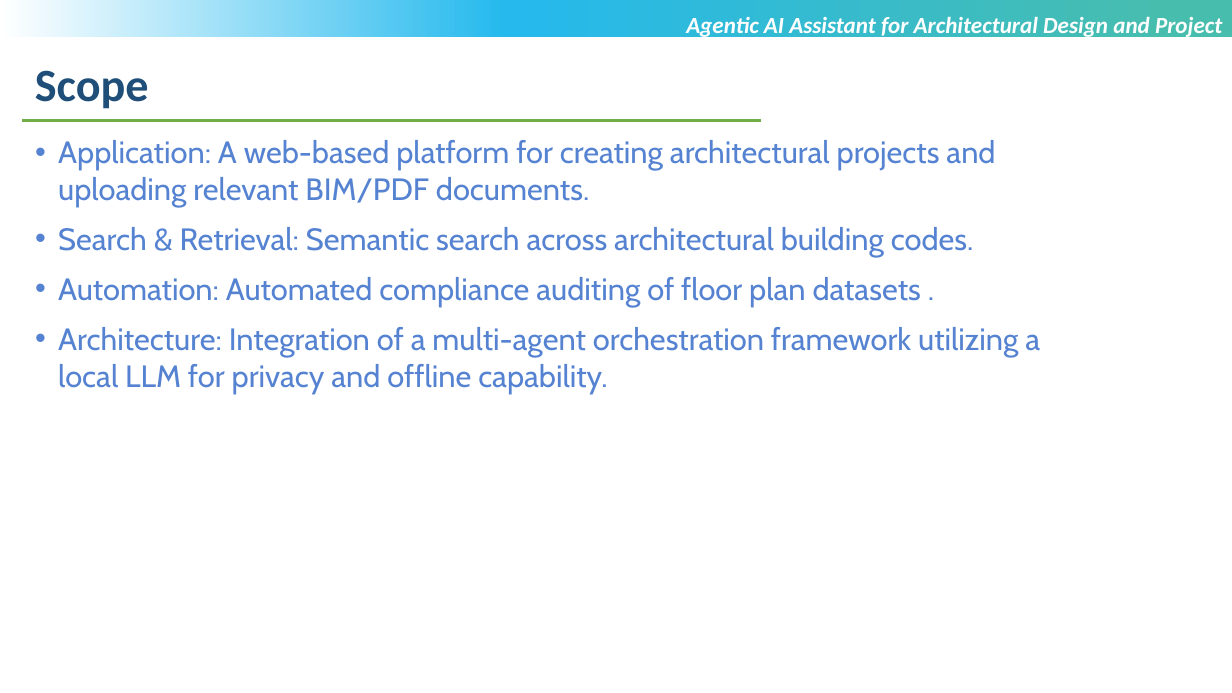
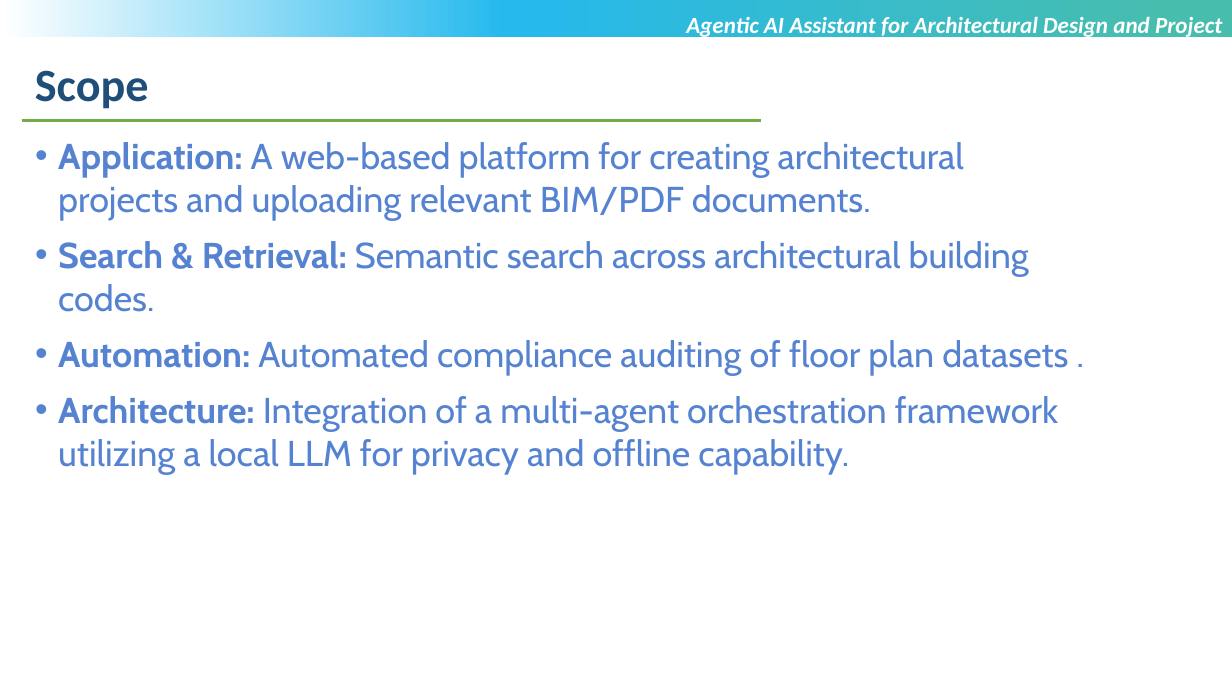
Before and after one commit to MehtaRahi/AgenticAI_Architectural_Assistant, a slide deck: slide 4 of T9998_VIT-Chennai_Rahi_Sanxipt_Mehta_Review1.pptx. Drawn at 1232x693 pixels with LibreOffice and Linux fonts; fonts in the diff are those of the drawing; background and template pictures are left out. Boxes give left, top, right and bottom in pixels: in the first picture for what was removed or moved away, otherwise in the second. Text is boxed around its words. In the diff, an @@ line names an element or a change of style, - is before the commit and + after.

```diff
--- a/T9998_VIT-Chennai_Rahi_Sanxipt_Mehta_Review1.pptx
+++ b/T9998_VIT-Chennai_Rahi_Sanxipt_Mehta_Review1.pptx
@@ text "Application: A web-based platform for ..." at [58,142,1068,475]: size 24 to 28 pt; bold on in "Application:", "Search & Retrieval:", "Automation:", "Architecture:" @@
```
Also in this commit, not shown: 4 other slides changed.
